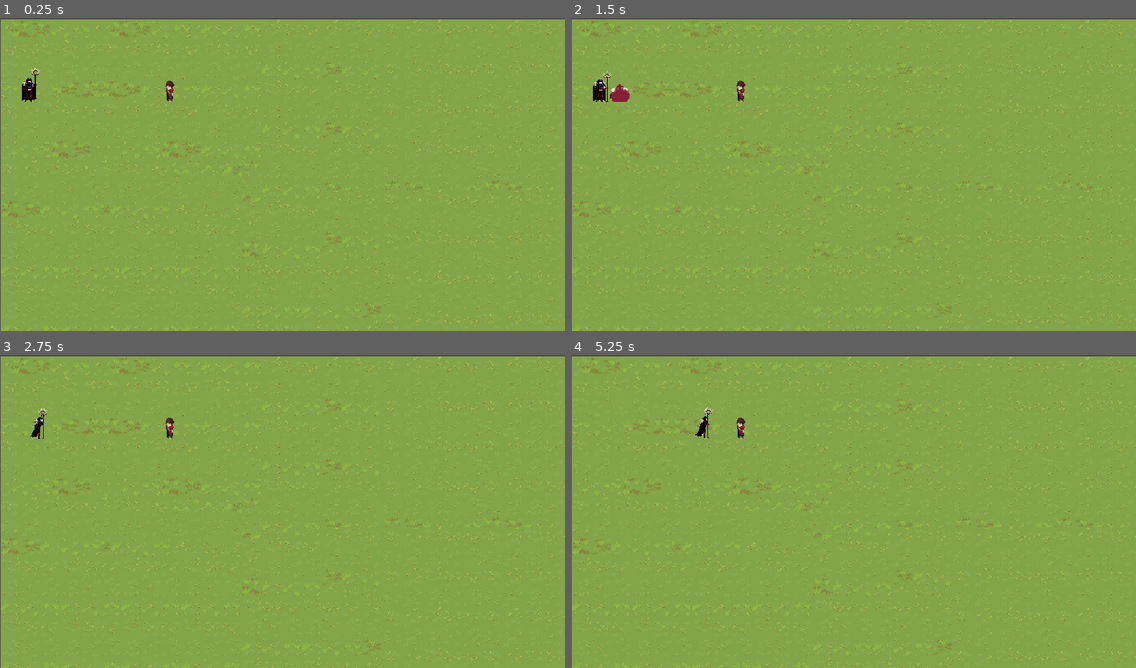
Above: before the commit, frames 1-4 (two rows, left to right).
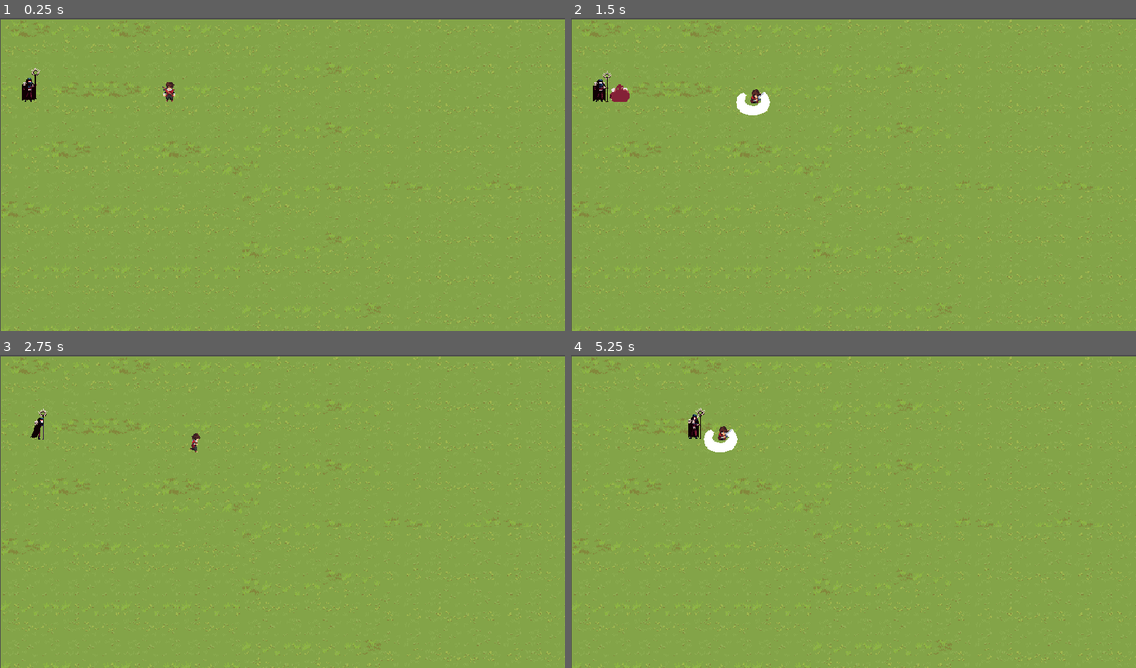
Above: after the commit, the same moments.

Repository: NicolasLuciano/Stones-Unhallowed
Game: Godot game, scene res://scenes/levels/kingdom_01/kingdom_01.tscn
Same seed, same stepped clock (60 frames per second), same inputs: the game is played once before the commit and once after it.
Inputs (mouse positions are in pixels of both pictures, inside the frame that each line leads up to):
- Up to frame 1 (0.25 s): no input
- Up to frame 2 (1.5 s): tap Enter at 0.5 s; move the mouse to (977, 158) at 0.52 s; hold D (right) 0.53-1.28 s; click (977, 158) at 0.6 s; move the mouse to (740, 190) at 1.27 s; hold S (down) from 1.28 s (still down); click (740, 190) at 1.35 s
- Up to frame 3 (2.75 s): move the mouse to (339, 442) at 2.02 s; release S (down) at 2.03 s; hold D (right) from 2.03 s (still down); click (339, 442) at 2.1 s
- Up to frame 4 (5.25 s): move the mouse to (825, 574) at 2.77 s; release D (right) at 2.78 s; hold W (up) 2.78-3.53 s; click (825, 574) at 2.85 s; move the mouse to (1023, 558) at 3.52 s; hold A (left) 3.53-5.03 s; click (1023, 558) at 3.6 s; move the mouse to (684, 464) at 4.27 s; click (684, 464) at 4.35 s; move the mouse to (881, 511) at 5.02 s; hold S (down) from 5.03 s (still down); click (881, 511) at 5.1 s

The runs differ from the first frame. In frame 1, less than 0.1% of the frame differs, in the area x 28-31%, y 20-27%; in frame 2, 0.4%; in frame 3, 0.2%; in frame 4, 0.6%, in the area x 20-31%, y 16-32%.
Error before the commit: Parse Error: Assignment is not allowed inside an expression. (res://scenes/characters/player/player.gd:11)

Commit message:
ataque del jugador y jefe recibe daño

Diff:
--- a/scenes/characters/player/player.gd
+++ b/scenes/characters/player/player.gd
@@ -1,16 +1,26 @@
 extends CharacterBody2D
 
-@export var speed = 100
+@export var speed: int = 100
 
 enum State {IDLE, RUN, ATTACK}
 var current_state = State.IDLE
 var last_direction = "down"
 
 @onready var sprite = $AnimatedSprite2D
-@onready var hitbox_vertical: CollisionShape2D = $Hitbox/Hitbox_Vertical
-@onready var hitboxes = {"up": hitbox_vertical.transform.y  = hitbox_vertical.y }
+@onready var hitboxes = {}
+
+var hitbox_positions = {
+	"up":    Vector2(0, -20),
+	"down":  Vector2(0, 20),
+	"left":  Vector2(-20, 0),
+	"right": Vector2(20, 0)
+}
 
 func _ready():
+	hitboxes = {"up": $Hitbox/Hitbox_Vertical,
+				"down": $Hitbox/Hitbox_Vertical,
+				"left": $Hitbox/Hitbox_Horizontal,
+				"right": $Hitbox/Hitbox_Horizontal}
 	sprite.animation_finished.connect(_on_animation_finished)
 	change_state(State.IDLE)
 
@@ -32,19 +42,20 @@
 	else:
 		velocity = Vector2.ZERO #Debe haber una mejor solucion para que cuando ataca no se mueva
 
+func disable_all_hitboxes():
+	for hitbox in hitboxes.values():
+		hitbox.disabled = true
+
 func change_state(new_state: State):
 	current_state = new_state
 	match new_state:
-		State.IDLE:
-			pass
-		State.RUN:
-			pass
 		State.ATTACK:
-			match last_direction:
-				"up":    sprite.play("attack_1_up")
-				"down":  sprite.play("attack_1_down")
-				"left":  sprite.play("attack_1_left")
-				"right": sprite.play("attack_1_right")
+			disable_all_hitboxes()
+			hitboxes[last_direction].disabled = false
+			hitboxes[last_direction].position = hitbox_positions[last_direction]
+			sprite.play("attack_1_" + last_direction)
+		State.IDLE, State.RUN:
+			disable_all_hitboxes()
 
 func update_animation():
 	if current_state == State.ATTACK:
--- a/scenes/characters/player/player.tscn
+++ b/scenes/characters/player/player.tscn
@@ -455,7 +455,7 @@
 }],
 "loop": 0,
 "name": &"attack_1_left",
-"speed": 15.0
+"speed": 20.0
 }, {
 "frames": [{
 "duration": 1.0,
@@ -754,8 +754,7 @@
 [sub_resource type="RectangleShape2D" id="RectangleShape2D_dsast"]
 size = Vector2(43, 34)
 
-[sub_resource type="CircleShape2D" id="CircleShape2D_dsast"]
-radius = 14.035668
+[sub_resource type="CapsuleShape2D" id="CapsuleShape2D_bsn6e"]
 
 [node name="Player" type="CharacterBody2D" unique_id=276134883 groups=["player"]]
 collision_mask = 12
@@ -777,5 +776,5 @@
 shape = SubResource("RectangleShape2D_dsast")
 
 [node name="Hurtbox" type="CollisionShape2D" parent="." unique_id=1351883842]
-shape = SubResource("CircleShape2D_dsast")
+shape = SubResource("CapsuleShape2D_bsn6e")
 debug_color = Color(0.9757804, 0.15746608, 0, 0.41960785)
--- a/scenes/levels/kingdom_01/Boss_01.tscn
+++ b/scenes/levels/kingdom_01/Boss_01.tscn
@@ -6,6 +6,9 @@
 [ext_resource type="Texture2D" uid="uid://ducn1xwc8tbqu" path="res://assets/sprites/enemies/spr_NecromancerGetHit_strip9.png" id="2_xluqh"]
 [ext_resource type="Texture2D" uid="uid://dmqpgjt1c7h01" path="res://assets/sprites/enemies/spr_NecromancerSpawn_strip20.png" id="4_fwurs"]
 [ext_resource type="Texture2D" uid="uid://dp38t2sst2sde" path="res://assets/sprites/enemies/spr_NecromancerWalk_strip10.png" id="5_n6jqm"]
+[ext_resource type="Script" uid="uid://5d60aqavp4lu" path="res://scenes/levels/kingdom_01/boss_01.gd" id="7_fwurs"]
+
+[sub_resource type="CapsuleShape2D" id="CapsuleShape2D_blysn"]
 
 [sub_resource type="AtlasTexture" id="AtlasTexture_xb65g"]
 atlas = ExtResource("1_xluqh")
@@ -1356,17 +1359,25 @@
 "speed": 8.0
 }]
 
-[sub_resource type="RectangleShape2D" id="RectangleShape2D_45lu4"]
-size = Vector2(15, 34)
-
 [node name="Boss01" type="CharacterBody2D" unique_id=816822143]
 collision_layer = 4
 collision_mask = 3
+script = ExtResource("7_fwurs")
+
+[node name="CollisionShape" type="CollisionShape2D" parent="." unique_id=113330465]
+position = Vector2(1.5, -3)
+shape = SubResource("CapsuleShape2D_blysn")
 
 [node name="AnimatedSprite2D" type="AnimatedSprite2D" parent="." unique_id=1360536064]
 sprite_frames = SubResource("SpriteFrames_45lu4")
-animation = &"idle"
-
-[node name="CollisionShape2D" type="CollisionShape2D" parent="." unique_id=426461118]
+animation = &"attack"
+
+[node name="Area2D" type="Area2D" parent="." unique_id=1083447569]
+collision_mask = 2
+
+[node name="Hurtbox" type="CollisionShape2D" parent="Area2D" unique_id=426461118]
+light_mask = 8
 position = Vector2(1.5, -3)
-shape = SubResource("RectangleShape2D_45lu4")
+shape = SubResource("CapsuleShape2D_blysn")
+
+[connection signal="area_entered" from="Area2D" to="." method="_on_area_2d_area_entered"]
--- a/scenes/levels/kingdom_01/boss_01.gd
+++ b/scenes/levels/kingdom_01/boss_01.gd
@@ -6,7 +6,6 @@
 
 # --- Referencias ---
 @onready var sprite = $AnimatedSprite2D
-@onready var hitbox: Area2D = $Hitbox
 
 # --- Stats ---
 var health = 100
@@ -88,6 +87,10 @@
 	sprite.flip_h = direction.x < 0
 	move_and_slide()
 
+func _on_area_2d_area_entered(area):
+	if area.is_in_group("player_attack"):
+		take_damage(20)
+
 # --- Recibir daño ---
 func take_damage(amount: int):
 	if current_state == State.DEATH:
